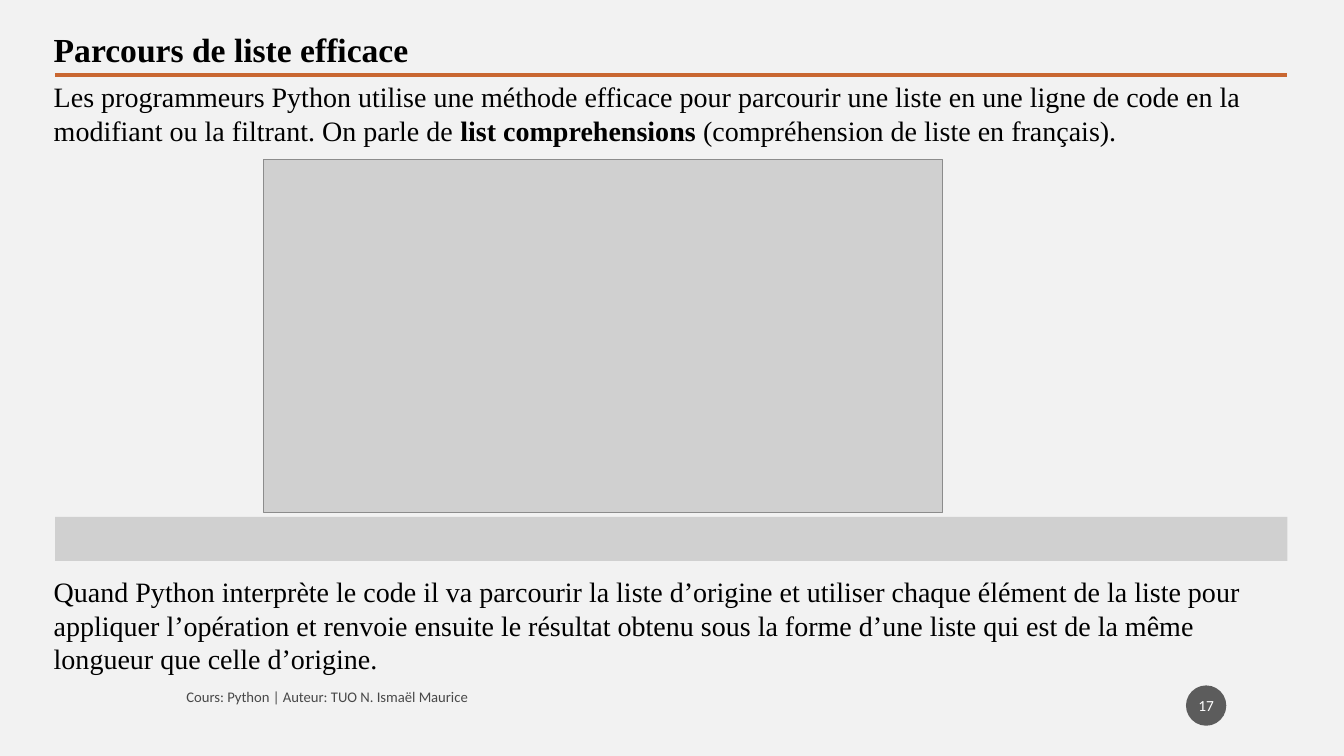
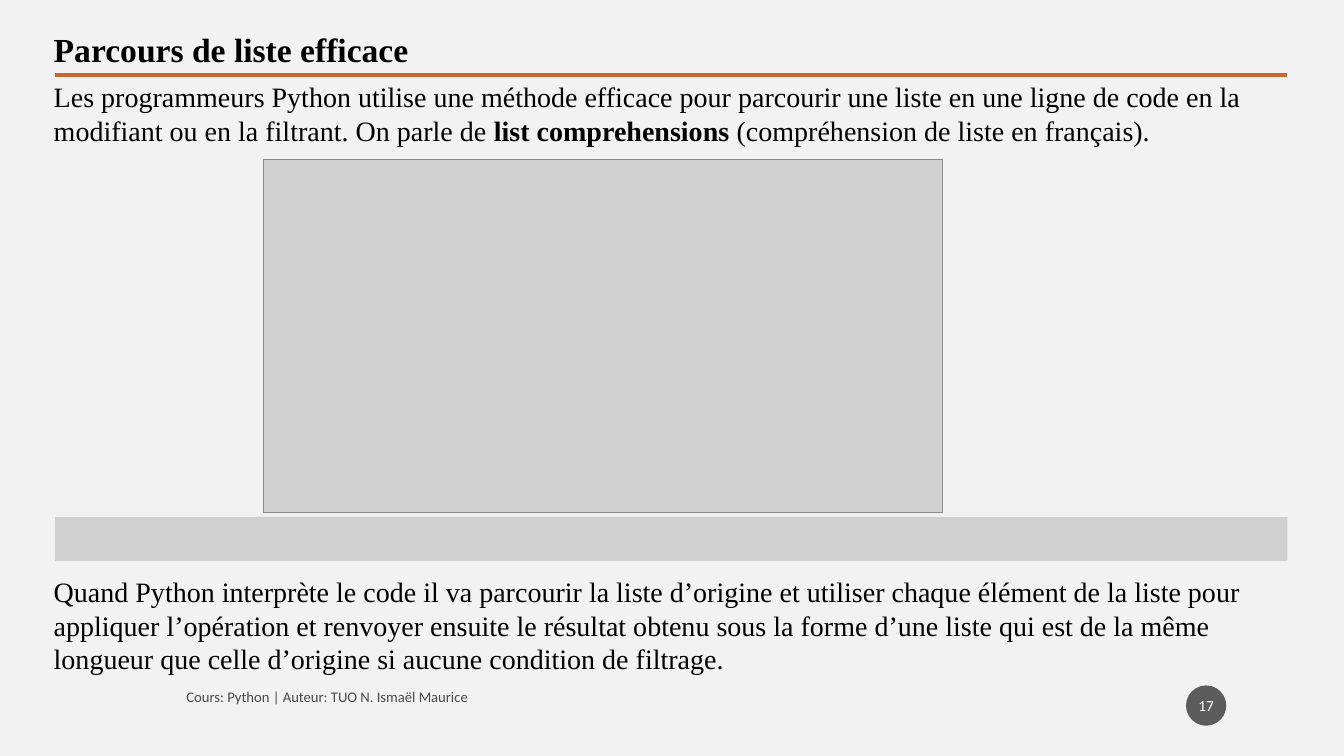
Before and after one commit to tisma95/cours-python, a slide deck: slide 17 of source/Chapitre 9 - Les listes.pptx. Drawn at 1344x756 pixels with LibreOffice and Linux fonts; fonts in the diff are those of the drawing; grey boxes stand for pictures. Boxes give left, top, right and bottom in pixels: in the first picture for what was removed or moved away, otherwise in the second. Text is boxed around its words. In the diff, an @@ line names an element or a change of style, - is before the commit and + after.

Commit message:
Feat (chp9): Chapitre sur les listes
Suites et exercices

```diff
--- a/source/Chapitre 9 - Les listes.pptx
+++ b/source/Chapitre 9 - Les listes.pptx
@@ text at bbox=[54, 87, 1240, 147]: text changed @@
-Les programmeurs Python utilise une méthode efficace pour parcourir une liste en une ligne de code en la modifiant ou la filtrant. On parle de list comprehensions (compréhension de liste en français).
+Les programmeurs Python utilise une méthode efficace pour parcourir une liste en une ligne de code en la modifiant ou en la filtrant. On parle de list comprehensions (compréhension de liste en français).
@@ text at bbox=[54, 582, 1239, 675]: text changed @@
-Quand Python interprète le code il va parcourir la liste d’origine et utiliser chaque élément de la liste pour appliquer l’opération et renvoie ensuite le résultat obtenu sous la forme d’une liste qui est de la même longueur que celle d’origine.
+Quand Python interprète le code il va parcourir la liste d’origine et utiliser chaque élément de la liste pour appliquer l’opération et renvoyer ensuite le résultat obtenu sous la forme d’une liste qui est de la même longueur que celle d’origine si aucune condition de filtrage.
```
Also in this commit, not shown: 16 other slides changed, 3 slides added, 2 slides removed, 3 other files.
